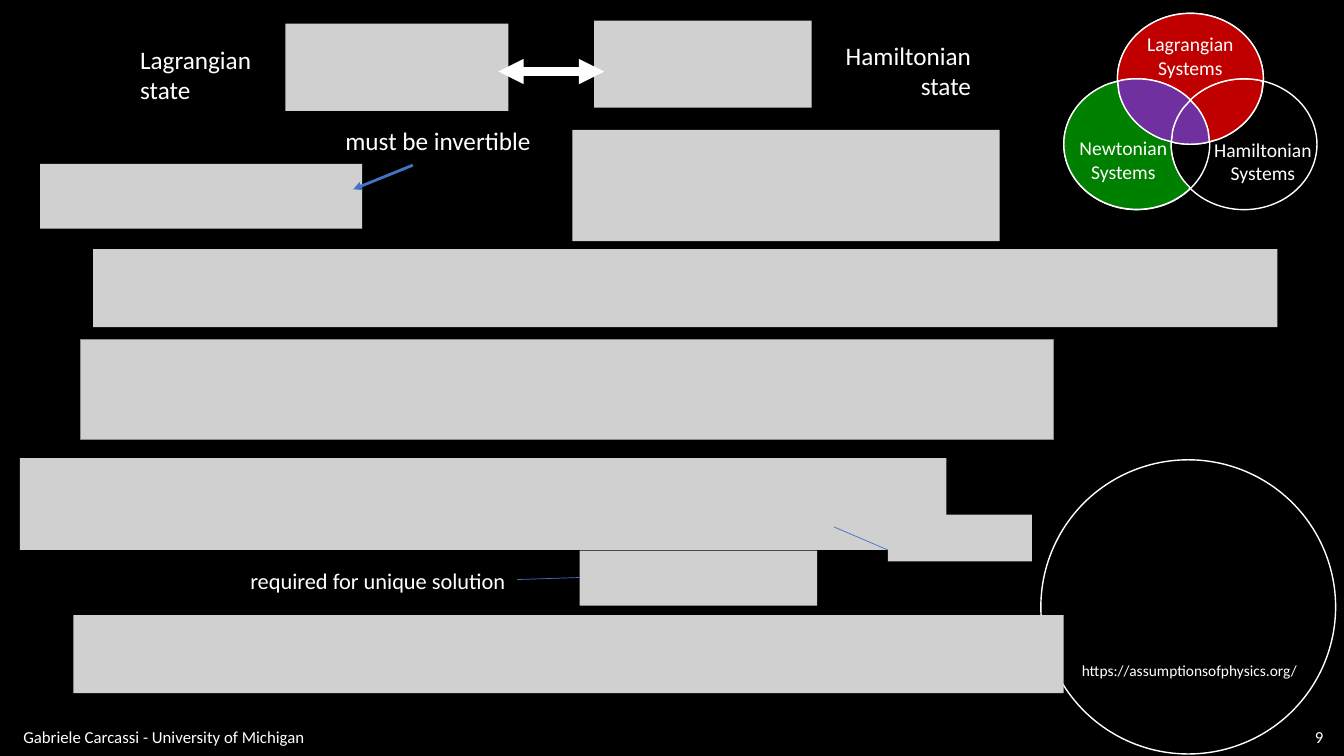
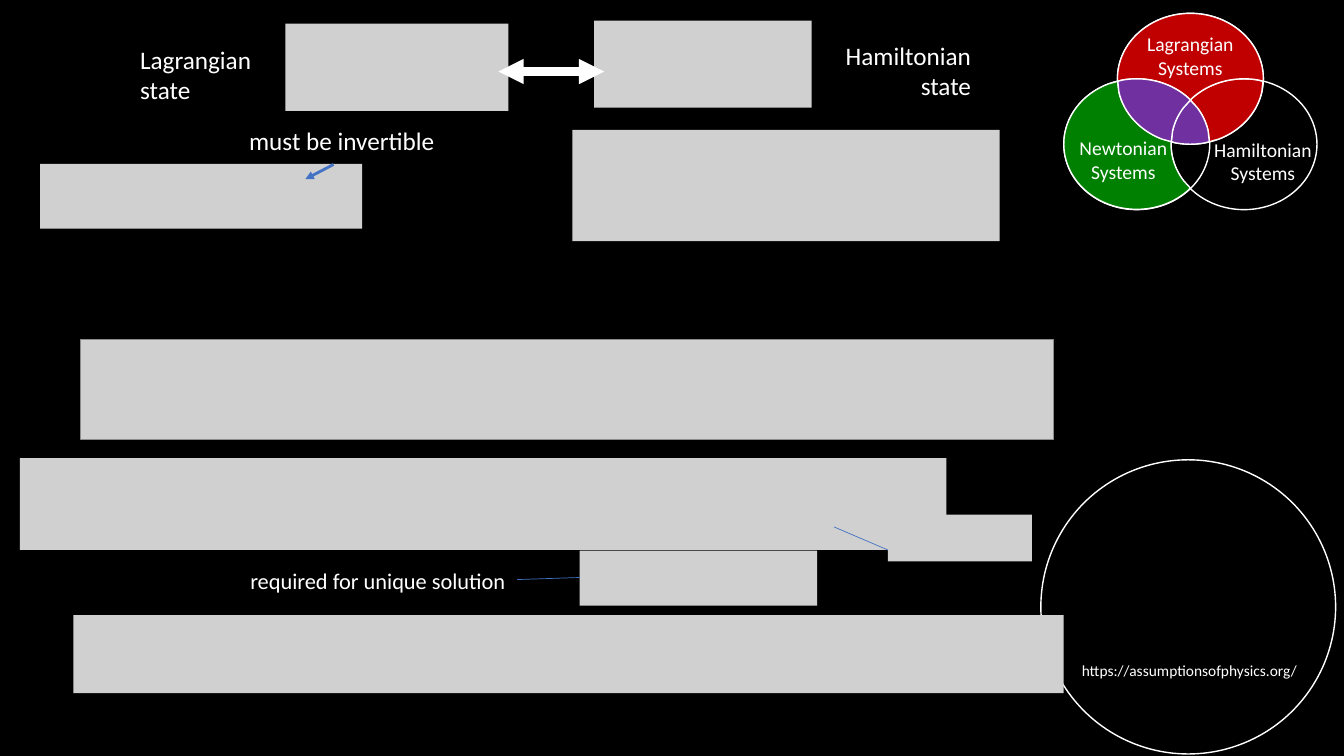
Before and after one commit to assumptionsofphysics/slides, a slide deck: slide 9 of BookCompanions-v2/RP-Class-1.pptx. Drawn at 1344x756 pixels with LibreOffice and Linux fonts; fonts in the diff are those of the drawing; grey boxes stand for pictures; background and template pictures are left out. Boxes give left, top, right and bottom in pixels: in the first picture for what was removed or moved away, otherwise in the second. Text is boxed around its words. In the diff, an @@ line names an element or a change of style, - is before the commit and + after.

```diff
--- a/BookCompanions-v2/RP-Class-1.pptx
+++ b/BookCompanions-v2/RP-Class-1.pptx
@@ text "must be invertible": place and size @@
-text "must be invertible" at bbox=[345, 132, 531, 151]
+text "must be invertible" at bbox=[249, 132, 435, 151]
@@ arrow moved from (413, 165) - (353, 190) to (334, 164) - (306, 179) @@
@@ picture removed at bbox=[93, 249, 1277, 327] @@
@@ text removed at bbox=[23, 731, 304, 746] @@
-Gabriele Carcassi - University of Michigan
@@ page number removed at bbox=[1315, 732, 1323, 743] @@
-9
```
Also in this commit, not shown: 14 other slides changed, 1 slide added, 1 other file.
